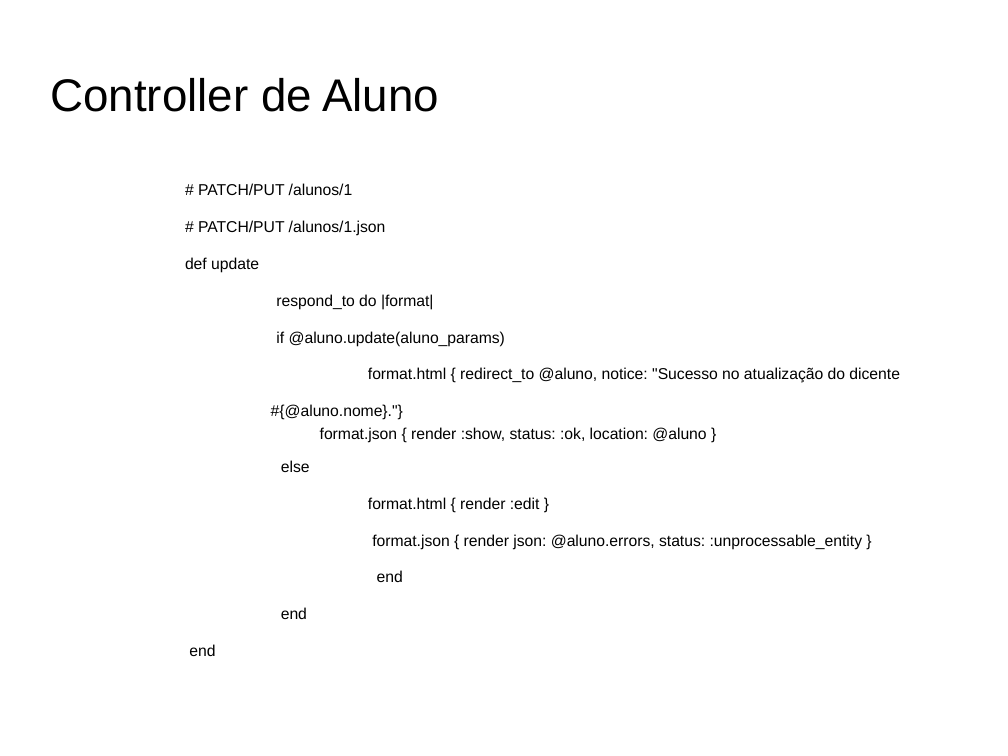
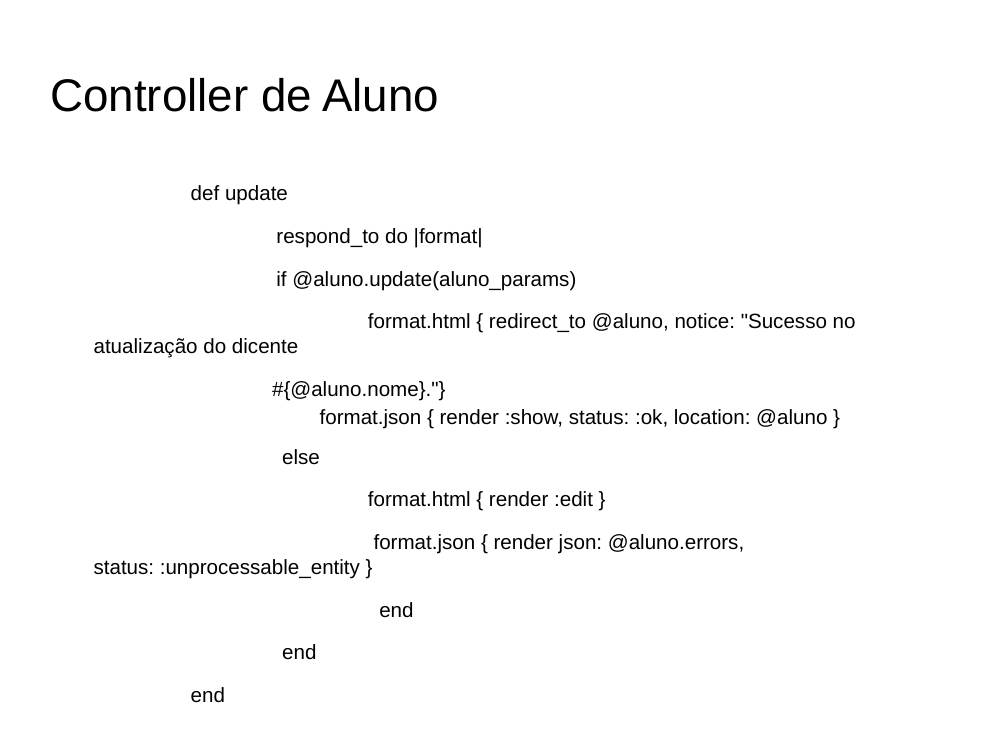
Before and after one commit to brunojus/cicmonit, a slide deck: slide 11 of Apresentacao.odp. Drawn at 1008x756 pixels with LibreOffice and Linux fonts; fonts in the diff are those of the drawing; background and template pictures are left out. Boxes give left, top, right and bottom in pixels: in the first picture for what was removed or moved away, otherwise in the second. Text is boxed around its words. In the diff, an @@ line names an element or a change of style, - is before the commit and + after.

```diff
--- a/Apresentacao.odp
+++ b/Apresentacao.odp
@@ text "def update" at (94, 185, 856, 618): size 12.3 to 16.2 pt @@
@@ text at (198, 183, 386, 236): paragraphs removed @@
-# PATCH/PUT /alunos/1
-# PATCH/PUT /alunos/1.json
```
Also in this commit, not shown: 16 other slides changed, 2 slides removed.
